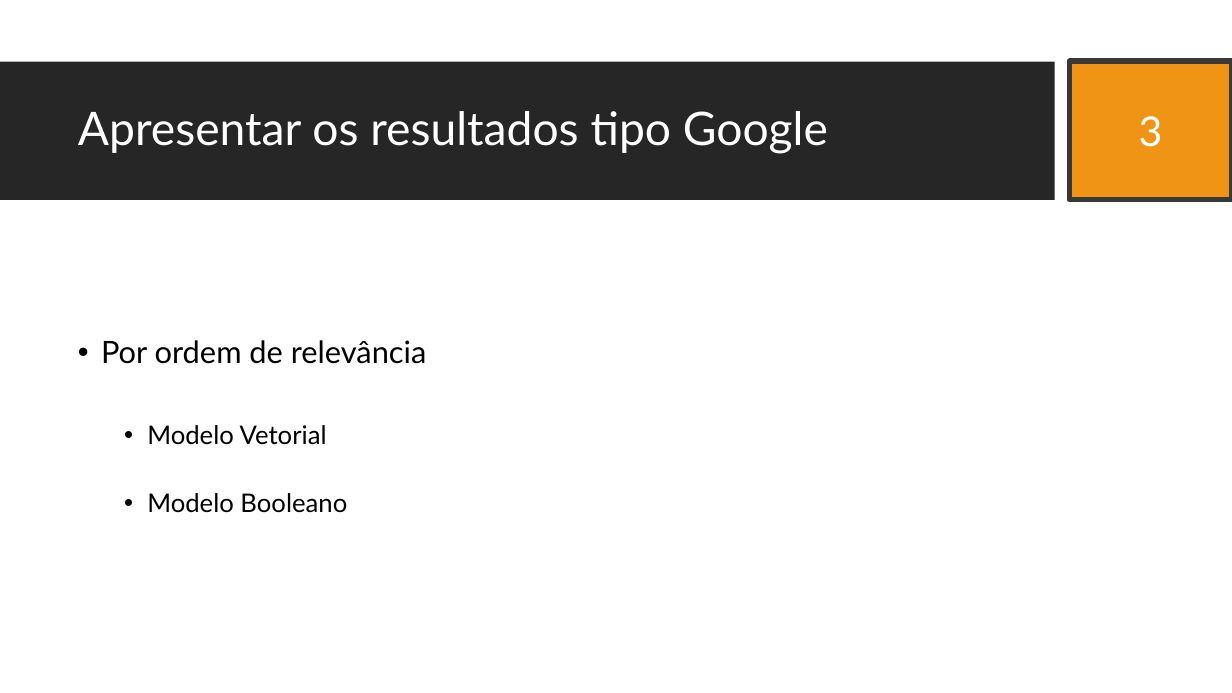
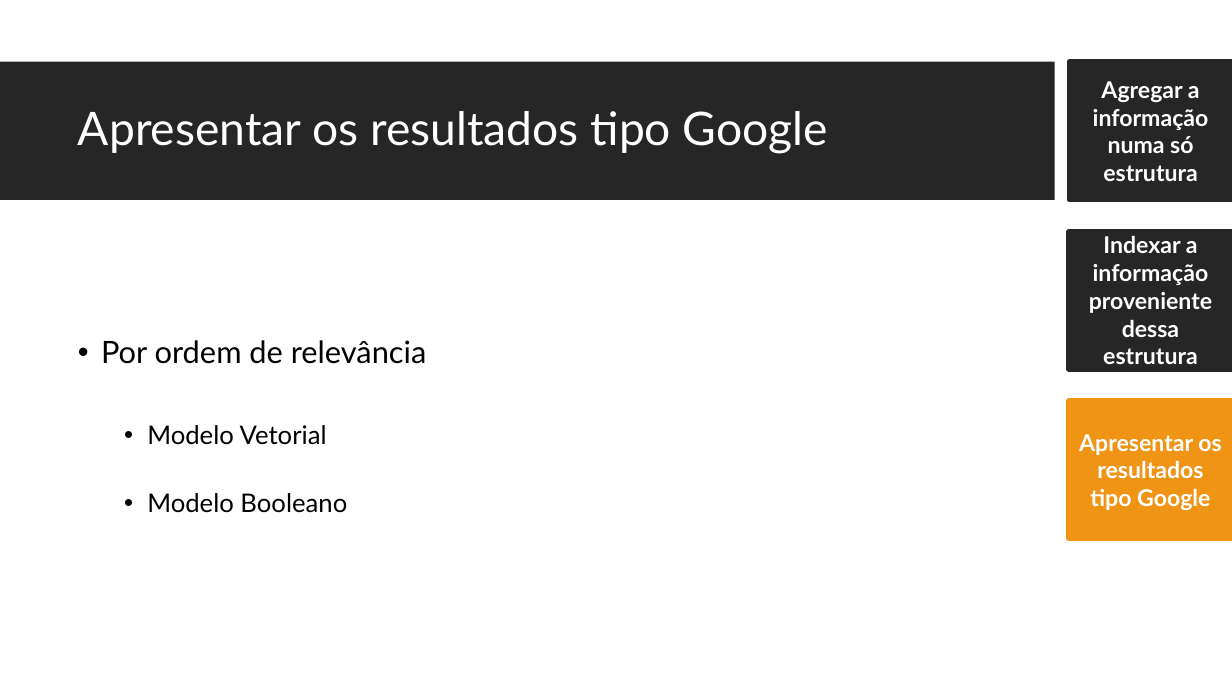
Before and after one commit to JDSBCC/Indexacao-de-Documentos-Clinicos, a slide deck: slide 15 of Dissertacao/4. Defesa da dissertação.pptx. Drawn at 1232x693 pixels with LibreOffice and Linux fonts; fonts in the diff are those of the drawing; background and template pictures are left out. Boxes give left, top, right and bottom in pixels: in the first picture for what was removed or moved away, otherwise in the second. Text is boxed around its words. In the diff, an @@ line names an element or a change of style, - is before the commit and + after.

```diff
--- a/Dissertacao/4. Defesa da dissertação.pptx
+++ b/Dissertacao/4. Defesa da dissertação.pptx
@@ rounded rectangle "Agregar a informação numa só ...": place and size @@
-rounded rectangle "Agregar a informação numa só ..." at (1139, 116, 1163, 147)
+rounded rectangle "Agregar a informação numa só ..." at (1069, 62, 1232, 200)
@@ rounded rectangle "Agregar a informação numa só ..." at (1069, 62, 1232, 200): fill none to #262626; outline none to #262626 4 pt @@
@@ rectangle removed at (1069, 61, 1232, 200) @@
@@ text in rounded rectangle at (1093, 81, 1209, 181): text changed; size 32 to 18 pt; bold on @@
-3
+Agregar a informação numa só estrutura
@@ rounded rectangle added at (1069, 231, 1232, 369), fill #262626, outline #262626 4 pt, 18 pt, text #FFFFFF, bold @@
+Indexar a informação proveniente dessa estrutura
@@ rounded rectangle added at (1069, 401, 1232, 539), fill #F09415, outline #F09415 4 pt, 18 pt, text #FFFFFF, bold @@
+Apresentar os resultados tipo Google
```
Also in this commit, not shown: 6 other slides changed, 2 slides added, 2 slides removed, 1 other file.
